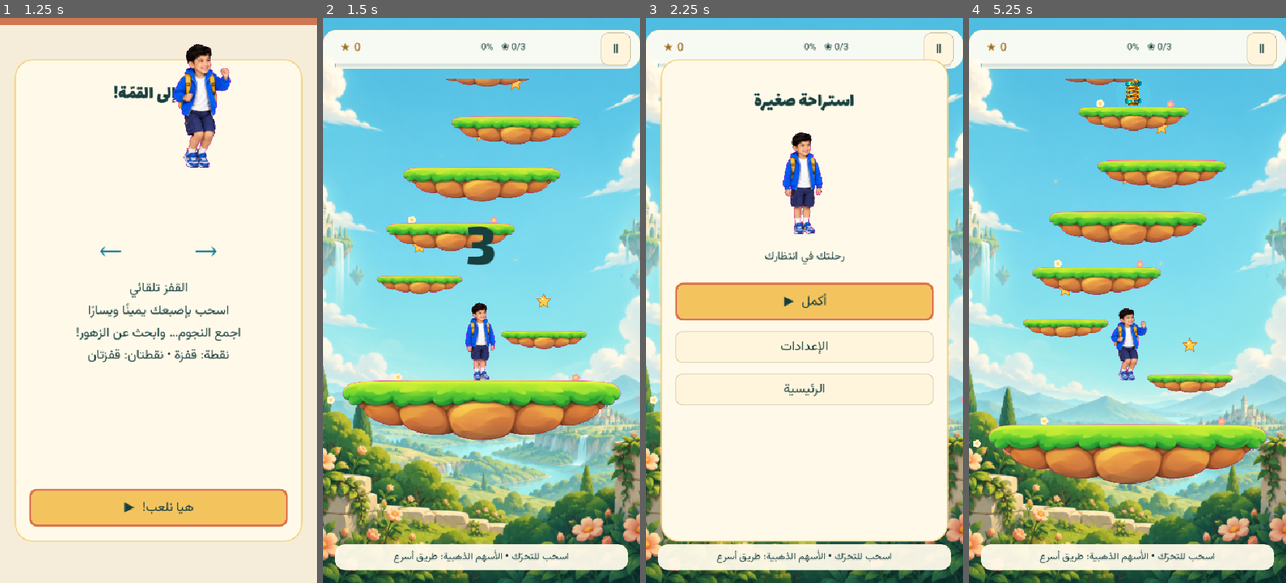
Above: before the commit, frames 1-4 (left to right).
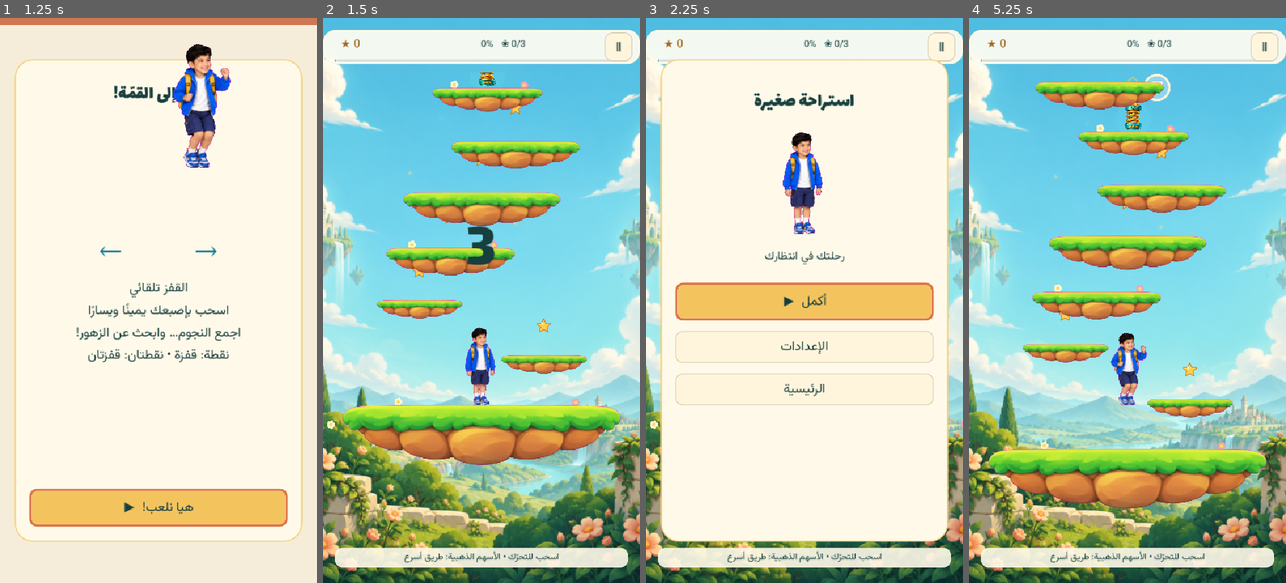
Above: after the commit, the same moments.

Repository: linkq8/adam-summit
Game: Godot game, scene res://main.tscn
The game is run twice, just before and just after one commit, with the same random seed, the same clock (stepped at 60 frames per second) and the same inputs. Sound files missing from this copy of the repository are replaced by a short silence.
Inputs (mouse positions are in pixels of both pictures, inside the frame that each line leads up to):
- Up to frame 1 (1.25 s): click "ابدأ المغامرة" at 0.5 s
- Up to frame 2 (1.5 s): tap Enter at 1.25, 1.35 s; move the mouse to (551, 272) at 1.27 s; hold Right (ui_right) from 1.28 s (still down); click (551, 272) at 1.42 s
- Up to frame 3 (2.25 s): tap Space at 1.52 s; release Right (ui_right) at 2 s; click "Ⅱ" at 2 s
- Up to frame 4 (5.25 s): click "أكمل ▶" at 2.75 s; tap Space at 3.5 s; drag from (1064, 328) to (1111, 413) at 3.52 s; move the mouse to (1159, 176) at 4.27 s; hold Right (ui_right) 4.28-5 s; tap Enter at 4.35, 5 s; drag from (1111, 413) to (1032, 215) at 5.02 s

Frame 1 is identical in both runs. In frame 2, 29% of the frame differs, in the area x 0-100%, y 2-98%; in frame 3, 2.0%; in frame 4, 32%.

Commit message:
Polish mobile HUD and landing guidance

Diff:
--- a/scripts/main.gd
+++ b/scripts/main.gd
@@ -30,6 +30,7 @@
 var preview_outfit := 0
 var preview_pack := 0
 var guide_label: Label
+var guide_panel: Panel
 var easy := true
 var low_detail := false
 var tv_native_resolution := false
@@ -221,8 +222,9 @@
 	var available := canvas_size.y - safe_top - safe_bottom
 	var width := minf(490, canvas_size.x - 36)
 	menu_rect = Rect2((canvas_size.x - width) / 2, safe_top + maxf(0, (available - 820) / 2), width, minf(available, 820))
-	var field_top := safe_top + 84
-	var field_bottom := safe_bottom + (18 if tv else 54)
+	var field_top := safe_top + (84 if tv else 72)
+	# The phone hint floats above the playfield instead of reserving a blank band.
+	var field_bottom := safe_bottom + (18 if tv else 12)
 	for i in range(4):
 		var phone_view := not tv
 		var w := canvas_size.x if phone_view else ((canvas_size.x - 32 * (player_count + 1)) / player_count if player_count > 1 else minf(canvas_size.x - 24, (canvas_size.y - field_top - field_bottom) * 0.76))
@@ -387,15 +389,16 @@
 	item_labels.clear()
 	item_icons.clear()
 	touch_item_button = null
+	guide_panel = null
 	progress_bars.clear()
 	for i in range(player_count):
-		var rect := Rect2(views[i].position.x, safe_top, views[i].size.x, 66)
-		box(hud, rect, Color(1, 0.99, 0.95, 0.95), Color("fff7df"), 22)
-		star_labels.append(label(hud, "★ 0", Rect2(rect.position + Vector2(8, 8), Vector2(78, 46)), 20, Color("a06a20")))
-		height_labels.append(label(hud, "", Rect2(rect.position + Vector2(85, 7), Vector2(maxf(90, rect.size.x - 95), 46)), 16))
+		var rect := Rect2(views[i].position.x, safe_top, views[i].size.x, 58)
+		box(hud, rect, Color(1, 0.99, 0.95, 0.93), Color("fff7df"), 20)
+		star_labels.append(label(hud, "★ 0", Rect2(rect.position + Vector2(8, 5), Vector2(78, 42)), 19, Color("a06a20")))
+		height_labels.append(label(hud, "", Rect2(rect.position + Vector2(85, 4), Vector2(maxf(90, rect.size.x - 95), 42)), 16))
 		var bar_width := rect.size.x - 40
-		box(hud, Rect2(rect.position + Vector2(20, 57), Vector2(bar_width, 6)), Color(0.09, 0.27, 0.27, 0.13), Color.TRANSPARENT, 3)
-		var progress_fill := box(hud, Rect2(rect.position + Vector2(20, 57), Vector2(1, 6)), [BLUE, ORANGE, Color("4a9c62"), Color("9968b4")][i], Color.TRANSPARENT, 3)
+		box(hud, Rect2(rect.position + Vector2(20, 50), Vector2(bar_width, 5)), Color(0.09, 0.27, 0.27, 0.13), Color.TRANSPARENT, 3)
+		var progress_fill := box(hud, Rect2(rect.position + Vector2(20, 50), Vector2(1, 5)), [BLUE, ORANGE, Color("4a9c62"), Color("9968b4")][i], Color.TRANSPARENT, 3)
 		progress_bars.append({"fill": progress_fill, "width": bar_width})
 		if player_count > 1:
 			var player_tag := label(hud, "اللاعب %d" % (i + 1), Rect2(rect.position.x, rect.position.y + 64, rect.size.x * 0.48, 24), 16, Color("fff7dc"))
@@ -415,7 +418,7 @@
 			item_label.add_theme_constant_override("outline_size", 4)
 			item_label.visible = surprise_mode
 			item_labels.append(item_label)
-	var pause_btn := button(hud, "Ⅱ", Rect2(canvas_size.x - 67, safe_top + 5, 51, 55), pause_race)
+	var pause_btn := button(hud, "Ⅱ", Rect2(canvas_size.x - 60, safe_top + 5, 47, 48), pause_race)
 	pause_btn.focus_mode = Control.FOCUS_NONE
 	clock_label = label(hud, "", Rect2(canvas_size.x / 2 - 40, safe_top + 64, 80, 30), 16)
 	clock_label.visible = tv and player_count > 1
@@ -424,8 +427,8 @@
 	if not tv:
 		var has_touch_action := mobile and surprise_mode and player_count > 1
 		var guide_width := canvas_size.x - (136 if has_touch_action else 40)
-		box(hud, Rect2(20, canvas_size.y - safe_bottom - 46, guide_width, 44), Color(1, 0.98, 0.92, 0.95), Color.TRANSPARENT, 18)
-		guide_label = label(hud, "اسحب للتحرّك • الأسهم الذهبية: طريق أسرع", Rect2(25, canvas_size.y - safe_bottom - 46, guide_width - 10, 44), 17)
+		guide_panel = box(hud, Rect2(20, canvas_size.y - safe_bottom - 40, guide_width, 34), Color(1, 0.98, 0.92, 0.90), Color.TRANSPARENT, 14)
+		guide_label = label(hud, "اسحب للتحرّك • الأسهم الذهبية: طريق أسرع", Rect2(25, canvas_size.y - safe_bottom - 40, guide_width - 10, 34), 15)
 		if has_touch_action:
 			touch_item_button = button(hud, "أداة", Rect2(canvas_size.x - 106, canvas_size.y - safe_bottom - 78, 86, 76), use_touch_item, true)
 			touch_item_button.add_theme_font_size_override("font_size", 17)
@@ -499,7 +502,10 @@
 			if p.shield > 0: abilities += "درع %dث  " % ceili(p.shield)
 			if p.magnet > 0: abilities += "مغناطيس %dث  " % ceili(p.magnet)
 			if p.bubble: abilities += "فقاعة إنقاذ ✓"
-			guide_label.text = abilities if abilities != "" else ("نقطة: قفزة • نقطتان: قفزتان قبل الكسر" if int(model.elapsed) % 12 > 5 else "اسحب للتحرّك • الأسهم الذهبية: طريق أسرع")
+			var hint_window: bool = model.elapsed < 8.0 or fmod(model.elapsed, 18.0) < 4.0
+			guide_label.visible = abilities != "" or hint_window
+			if is_instance_valid(guide_panel): guide_panel.visible = guide_label.visible
+			guide_label.text = abilities if abilities != "" else ("نقطة: قفزة • نقطتان: قفزتان قبل الكسر" if int(model.elapsed / 18.0) % 2 == 1 else "اسحب للتحرّك • الأسهم الذهبية: طريق أسرع")
 		clock_label.text = "%02d:%02d" % [int(model.elapsed) / 60, int(model.elapsed) % 60]
 
 func handle_game_events(events: Array[Dictionary]) -> void:
--- a/scripts/stage.gd
+++ b/scripts/stage.gd
@@ -153,6 +153,35 @@
 
 func draws_panel_background() -> bool:
 	return game != null and game.tv and game.player_count > 1
+
+func predicted_landing(player: Dictionary) -> Vector2:
+	if player.v.y < 70.0:
+		return Vector2.INF
+	var best_time := INF
+	var best := Vector2.INF
+	var first: int = maxi(0, int(player.highest) - 1)
+	var last: int = mini(game.model.platforms.size(), int(player.highest) + 6)
+	for i in range(first, last):
+		var plat: Dictionary = game.model.platforms[i]
+		var surfaces: Array[Dictionary] = []
+		if game.model.platform_exists(index, i):
+			surfaces.append({"y": float(plat.y), "x": game.model.platform_x(i), "w": float(plat.w), "moving": bool(plat.moving), "i": i})
+		if plat.has("branch_x") and not player.branch_hits.has(i):
+			surfaces.append({"y": float(plat.get("branch_y", plat.y)), "x": float(plat.branch_x), "w": float(plat.branch_w), "moving": false, "i": i})
+		for surface in surfaces:
+			var fall: float = float(surface.y) - player.p.y
+			if fall < 24.0 or fall > 330.0:
+				continue
+			var velocity_y: float = float(player.v.y)
+			var flight: float = (-velocity_y + sqrt(velocity_y * velocity_y + 2.0 * Model.GRAVITY * fall)) / Model.GRAVITY
+			if flight <= 0.0 or flight >= best_time:
+				continue
+			var projected_x: float = clampf(float(player.p.x) + float(player.v.x) * flight, 16.0, Model.WIDTH - 16.0)
+			var surface_x: float = game.model.platform_x(int(surface.i), game.model.elapsed + flight) if bool(surface.moving) else float(surface.x)
+			if absf(projected_x - surface_x) <= float(surface.w) * 0.5 + 13.0:
+				best_time = flight
+				best = Vector2(projected_x, float(surface.y))
+	return best
 
 func star(at: Vector2, radius: float, tint: Color = Color("ffce4c")) -> void:
 	icon(0, at, radius * 64.0 / 26.0, Color(1, 1, 1, tint.a))
@@ -243,6 +272,12 @@
 				if bool(plat.get("shortcut", false)): draw_shortcut_marker(Vector2(bx, by - 30))
 			if not player.branch_collected.has(i):
 				for bonus in range(3): star(Vector2(bx + (bonus - 1) * 17, by - 48 - (8 if bonus == 1 else 0)), 8)
+	if not game.tv:
+		var landing := predicted_landing(player)
+		if landing != Vector2.INF:
+			var landing_at := landing - Vector2(0, camera + 5)
+			draw_ellipse(landing_at, 27, 7, Color(1.0, 0.91, 0.46, 0.24), true)
+			draw_arc(landing_at, 11, 0, TAU, 24, Color(1.0, 0.96, 0.72, 0.86), 2.0, true)
 	if model.surprise_mode:
 		for box_id in range(Model.BOX_STEPS.size()):
 			if player.boxes_taken.has(box_id): continue
--- a/scripts/updater.gd
+++ b/scripts/updater.gd
@@ -1,6 +1,6 @@
 extends Node
 signal changed
-const VERSION := "0.8.4"
+const VERSION := "0.8.5"
 const API := "https://api.github.com/repos/linkq8/adam-summit/releases?per_page=20"
 const RELEASES := "https://github.com/linkq8/adam-summit/releases"
 const APK := "user://updates/adam-update.apk"
--- a/tests/test_four_updates.gd
+++ b/tests/test_four_updates.gd
@@ -6,7 +6,7 @@
 	if not ok: failures += 1; printerr("FAIL: " + message)
 func _initialize() -> void: call_deferred("run")
 func run() -> void:
-	check(Update.newer("v0.8.5") and Update.newer("v1.0.0"), "Version comparison")
+	check(Update.newer("v0.8.6") and Update.newer("v1.0.0"), "Version comparison")
 	check(not Update.newer("v" + Update.VERSION) and not Update.newer("v0.6.9") and not Update.newer("oops"), "No downgrade or malformed version")
 	check(not Update.valid_asset({"name": "adam-summit-android.apk", "browser_download_url": "https://example.com/evil.apk"}), "Reject foreign URL and missing digest")
 	var game = load("res://main.tscn").instantiate()
--- a/tests/test_ui.gd
+++ b/tests/test_ui.gd
@@ -68,6 +68,15 @@
 	check(not game.stages[0].draws_panel_background(), "Phone uses one seamless full-screen background")
 	game.countdown = 0.001
 	game._physics_process(1.0 / 60)
+	check(is_instance_valid(game.guide_panel) and game.guide_panel.size.y <= 36, "Phone guidance uses a compact overlay")
+	game.model.elapsed = 9.0; game._physics_process(0.11)
+	check(not game.guide_panel.visible, "Phone guidance clears the playfield after onboarding")
+	game.model.elapsed = 0.0
+	var preview_player: Dictionary = game.model.players[0].duplicate(true)
+	preview_player.p = Vector2(game.model.platform_x(0), game.model.platforms[0].y - 150.0)
+	preview_player.v = Vector2(0, 180)
+	preview_player.highest = 0
+	check(game.stages[0].predicted_landing(preview_player) != Vector2.INF, "Descending player gets a reachable landing marker")
 	var location: Vector2 = game.model.players[0].p
 	var original_model = game.model
 	root.size = Vector2i(1000, 800)
Not shown, changed: export_presets.cfg
Not shown, changed: DESIGN.md
Not shown, changed: README.md
